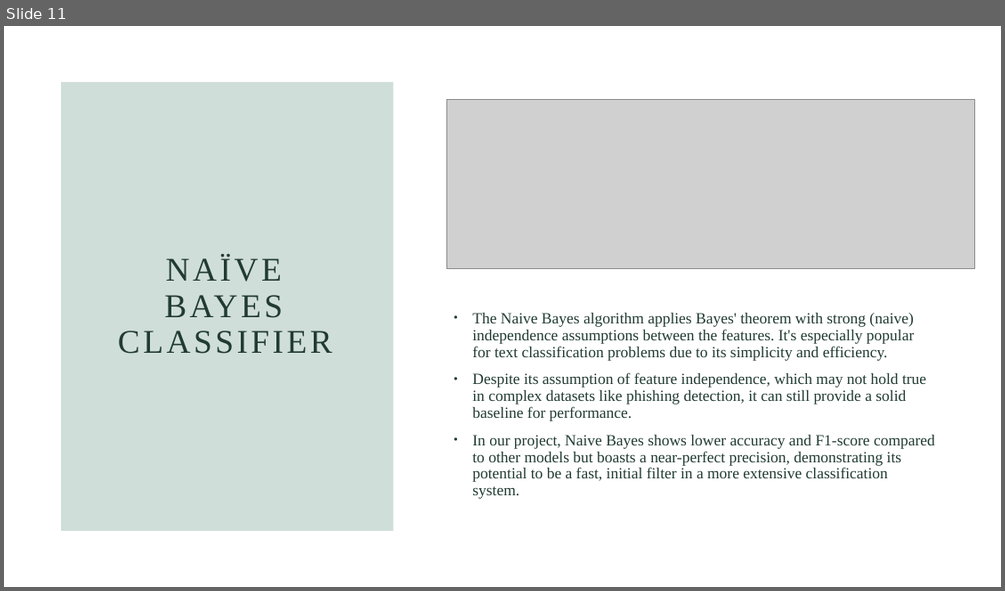
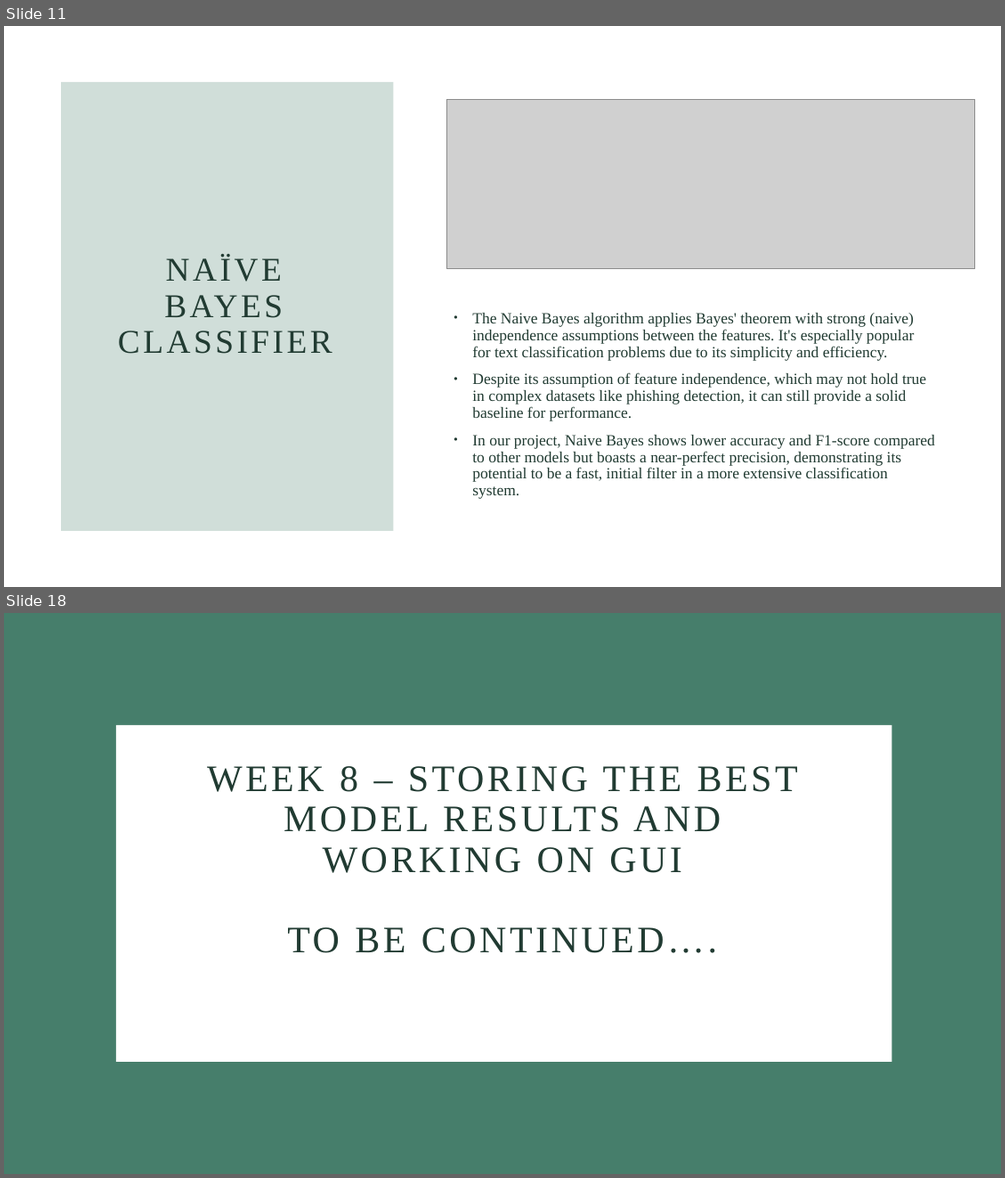
Before and after one commit to mpriyankapatil/ISU-Software_Project_2024, a slide deck: Week 6 .pptx. Shown one above the other, each under a label of ours: slide 11 before the commit, slides 11 and 18 after it; the slides between them are not shown. The pictures are 1005x591 and 1005x1178 pixels, drawn with LibreOffice and Linux fonts; fonts in the diff are those of the drawing; grey boxes stand for pictures. Boxes give left, top, right and bottom in pixels: in the first picture for what was removed or moved away, otherwise in the second. Text is boxed around its words. In the diff, an @@ line names an element or a change of style, - is before the commit and + after.

```diff
--- a/Week 6 .pptx
+++ b/Week 6 .pptx
@@ slide 18 added at <box>4,613,1001,1174</box>, background #FFFFFF @@
@@ rectangle added at <box>4,613,1001,1174</box>, fill #467E6B @@
@@ rectangle added at <box>116,725,892,1062</box>, fill #FFFFFF @@
@@ title added at <box>207,766,798,953</box>, 36 pt, text #213B32 @@
+WEEK 8 – STORING THE BEST MODEL RESULTS AND WORKING ON GUI
+TO BE CONTINUED….
```
Also in this commit, not shown: 6 other slides added, 1 other file.
